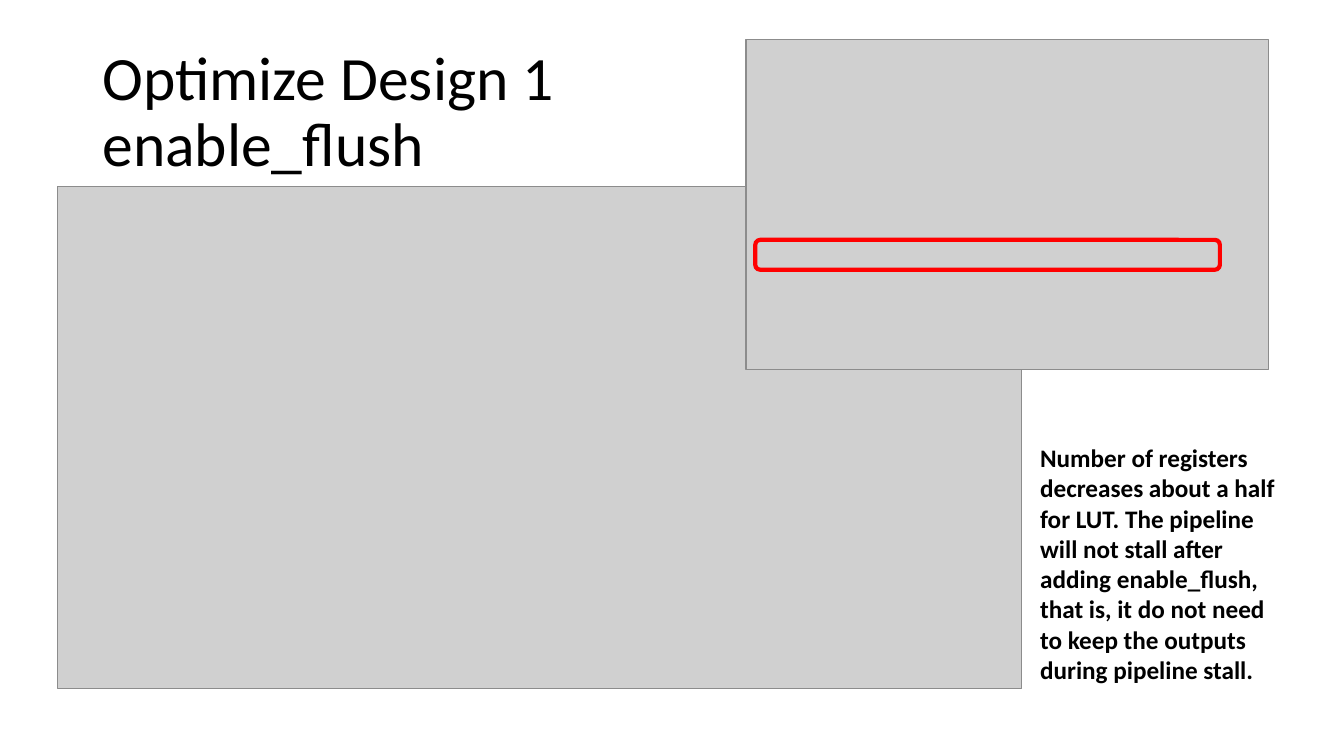
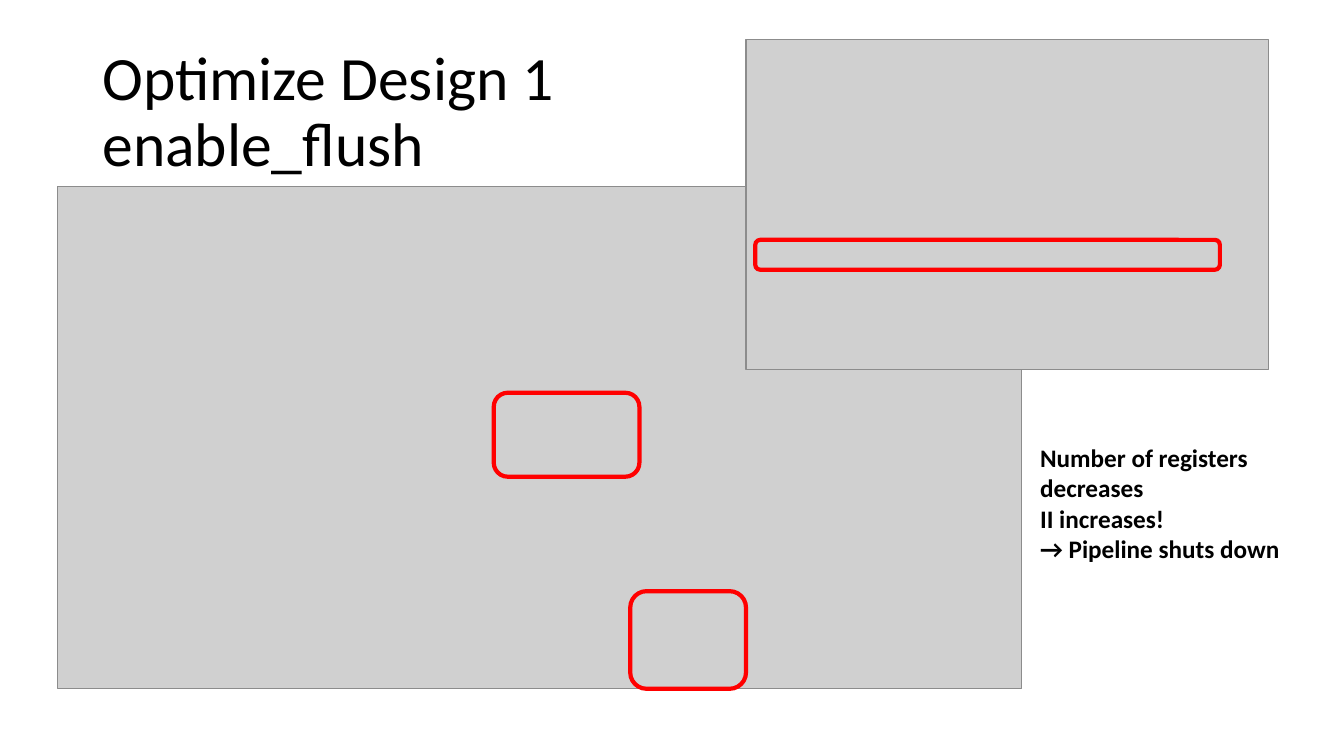
Before and after one commit to EvanLu0815/HLS, a slide deck: slide 10 of LABB_video_processing/110061562_presentation.pptx (slide 9 before the commit). Drawn at 1344x756 pixels with LibreOffice and Linux fonts; fonts in the diff are those of the drawing; grey boxes stand for pictures. Boxes give left, top, right and bottom in pixels: in the first picture for what was removed or moved away, otherwise in the second. Text is boxed around its words. In the diff, an @@ line names an element or a change of style, - is before the commit and + after.

Commit message:
fix ppt

```diff
--- a/LABB_video_processing/110061562_presentation.pptx
+++ b/LABB_video_processing/110061562_presentation.pptx
@@ rounded rectangle added at [494, 393, 639, 477], outline #FF0000 3 pt @@
@@ text at [1040, 449, 1279, 562]: text changed @@
-Number of registers decreases about a half for LUT. The pipeline will not stall after adding enable_flush, that is, it do not need to keep the outputs during pipeline stall.
+Number of registers decreases
+II increases!
+→ Pipeline shuts down
@@ rounded rectangle added at [630, 592, 746, 690], outline #FF0000 3 pt @@
```
Also in this commit, not shown: 10 other slides changed, 2 slides added.
